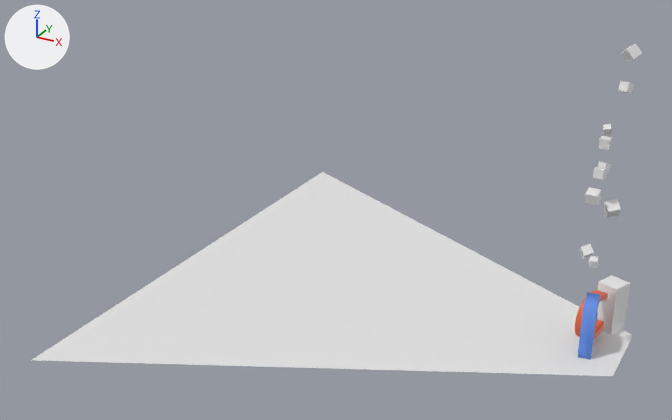
The Blender file icon/full-crisis-icon.blend: old version first, new version second.
Camera for both pictures: a camera (50 mm lens) standing at (15.4, -73.7, 41.7) and looking at (-23.0, -3.7, 6.7). Lighting does not change. The marker at upper left points along +X, +Y and +Z.

In view in the first picture: 'Inconvinient-Static-Cube1', 'Mesh-F', 'Plane'.
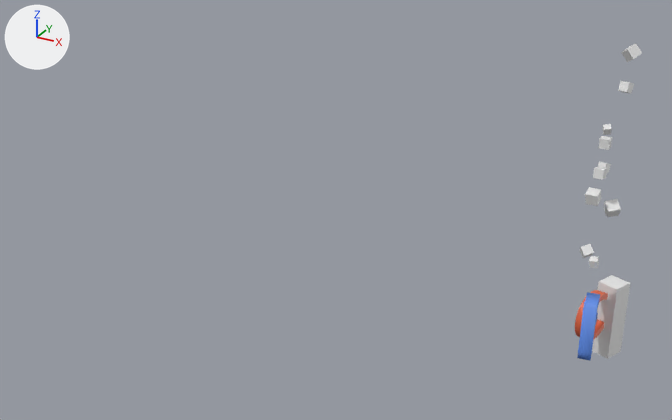
Pixel boxes [x1, y1, x2, y2] of what changed, in the pictures (672 x 420 px):
'Plane', hidden: before [32, 172, 633, 376]

The change, as a diff of the scene's bpy script:
```diff
--- a/icon/full-crisis-icon.blend.py
+++ b/icon/full-crisis-icon.blend.py
@@ ob_plane @@
 ob_plane.location = (0.0, 0.0, -3.02)
+ob_plane.hide_render = True
```
